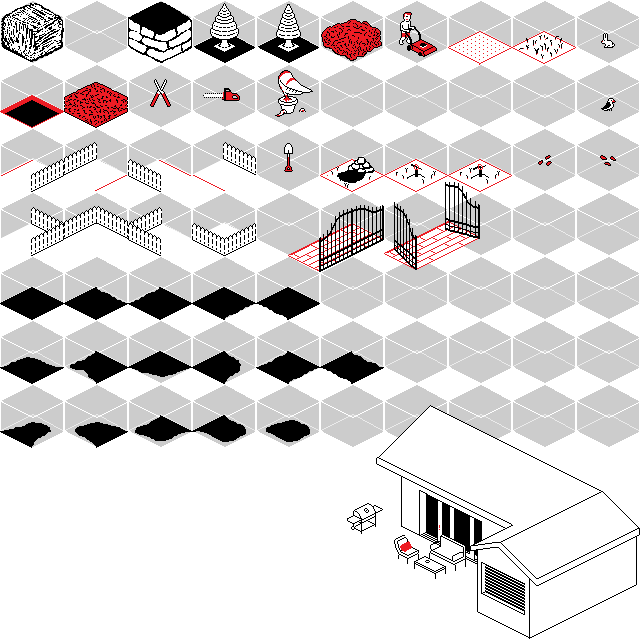
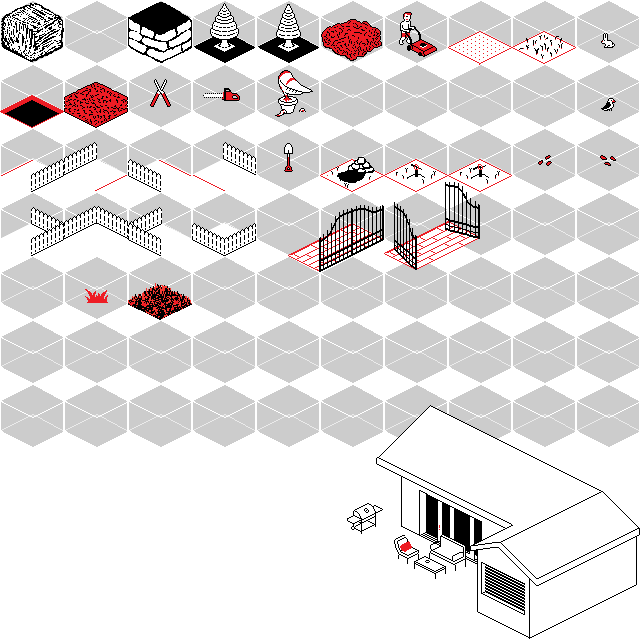
The second 640px x 640px image is a revision of the first. Changes to its layers:
added layer "grass_icon" above "grass02" over [85, 289, 108, 303]
added layer "grass02" above "grass01" over [129, 299, 179, 310]
added layer "grass01" above "oldGrass" over [128, 283, 192, 319]
added layer "oldGrass" (10%) above "baseTile" over [135, 291, 179, 315]
added layer "baseTile" above "white frame" over [128, 287, 192, 319]
hid group "Black" (16 layers), moved it into group "Tiles" over [0, 287, 384, 448]
